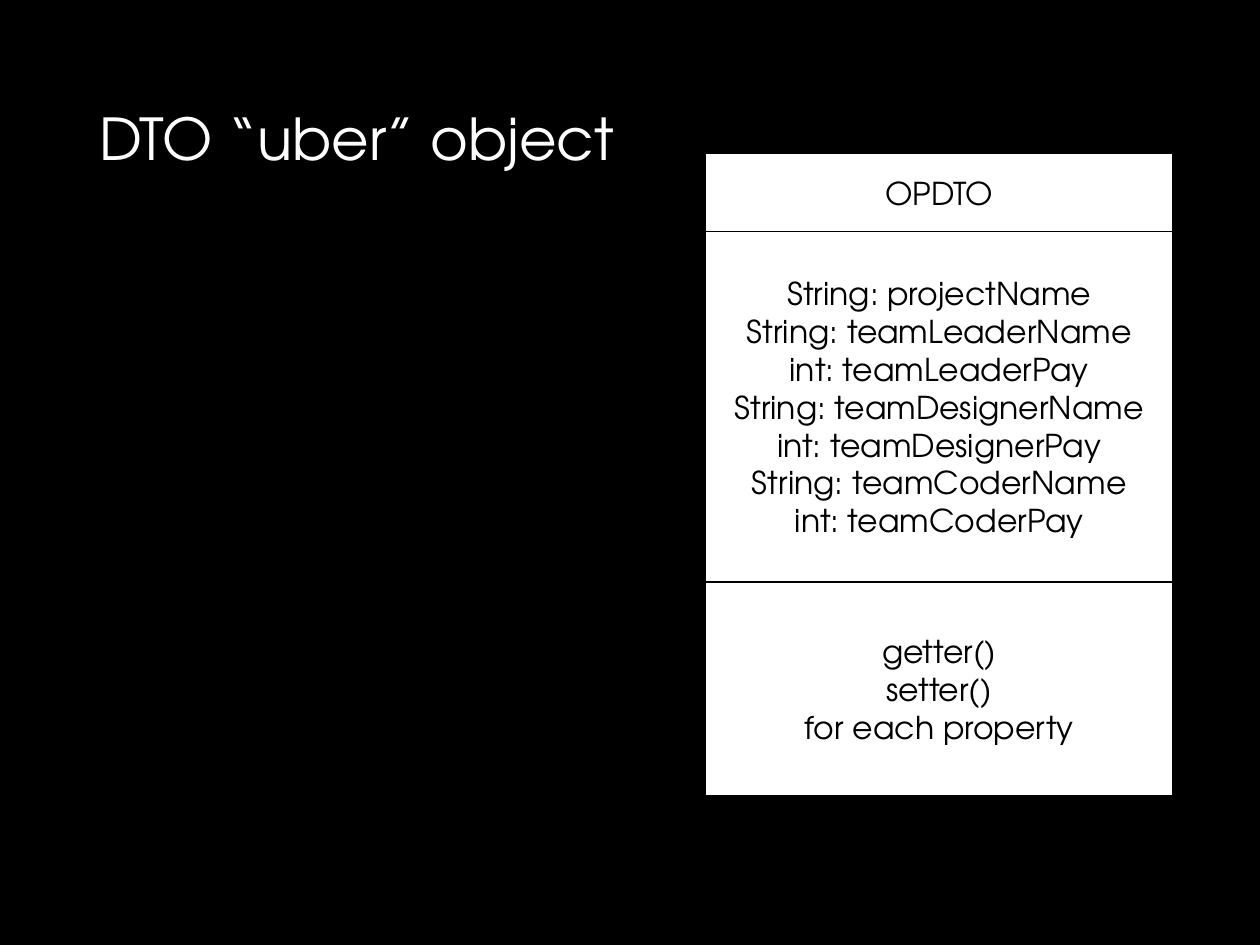
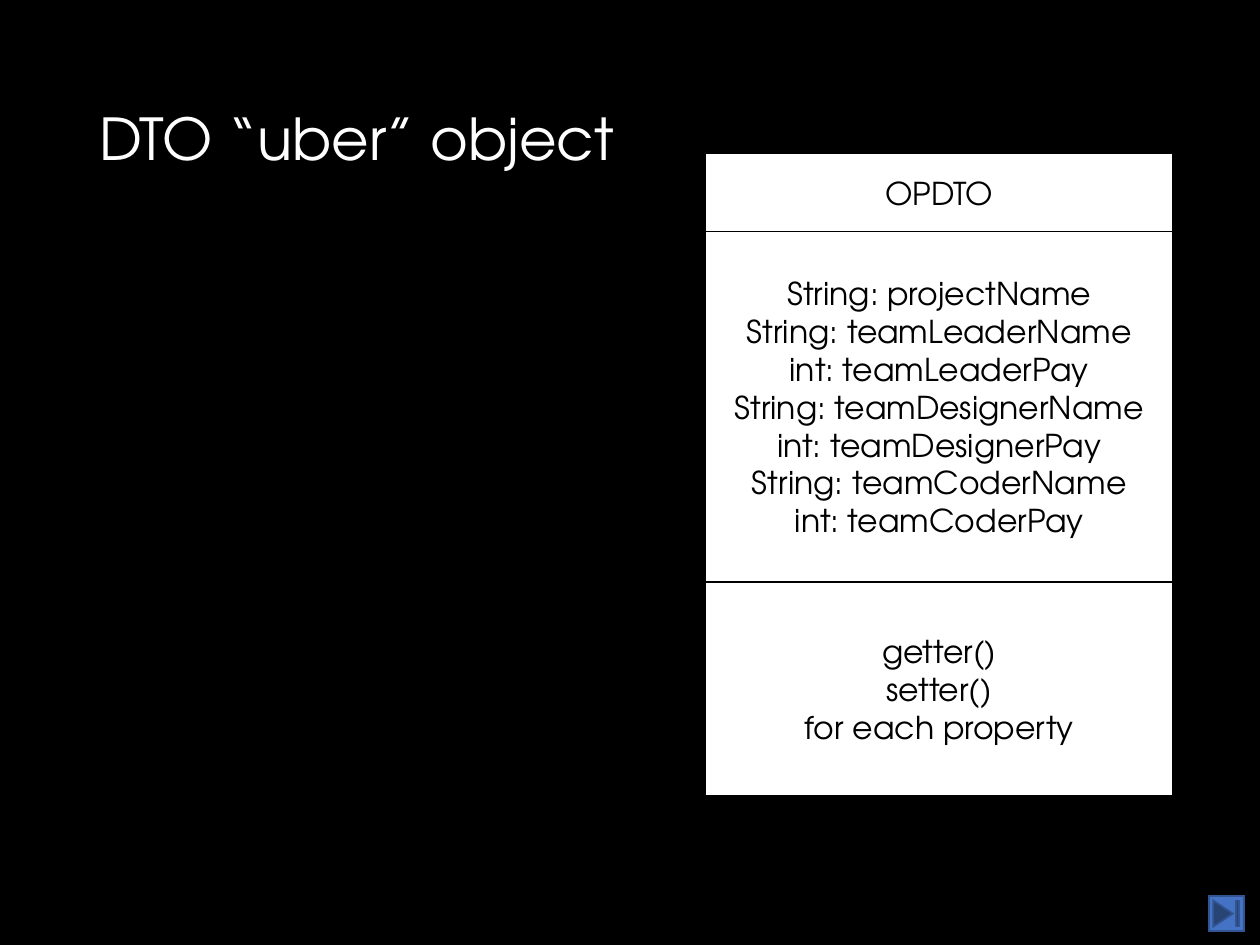
Before and after one commit to drslock/SPE2018, a slide deck: slide 15 of Lecture Slides/17 Advanced Data Handling.pptx. Drawn at 1260x945 pixels with LibreOffice and Linux fonts; fonts in the diff are those of the drawing. Boxes give left, top, right and bottom in pixels: in the first picture for what was removed or moved away, otherwise in the second. Text is boxed around its words. In the diff, an @@ line names an element or a change of style, - is before the commit and + after.

```diff
--- a/Lecture Slides/17 Advanced Data Handling.pptx
+++ b/Lecture Slides/17 Advanced Data Handling.pptx
@@ action button end added at (x1=1210, y1=896, x2=1245, y2=931), fill #4472C4, outline #325491 1 pt @@
```
Also in this commit, not shown: 7 other slides changed.
